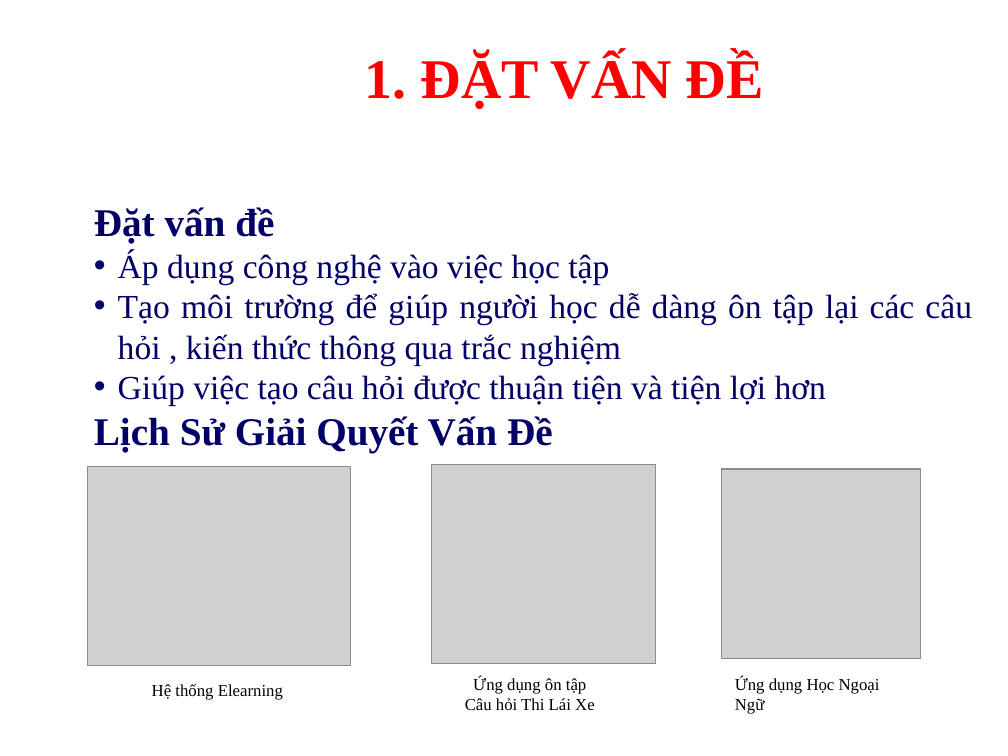
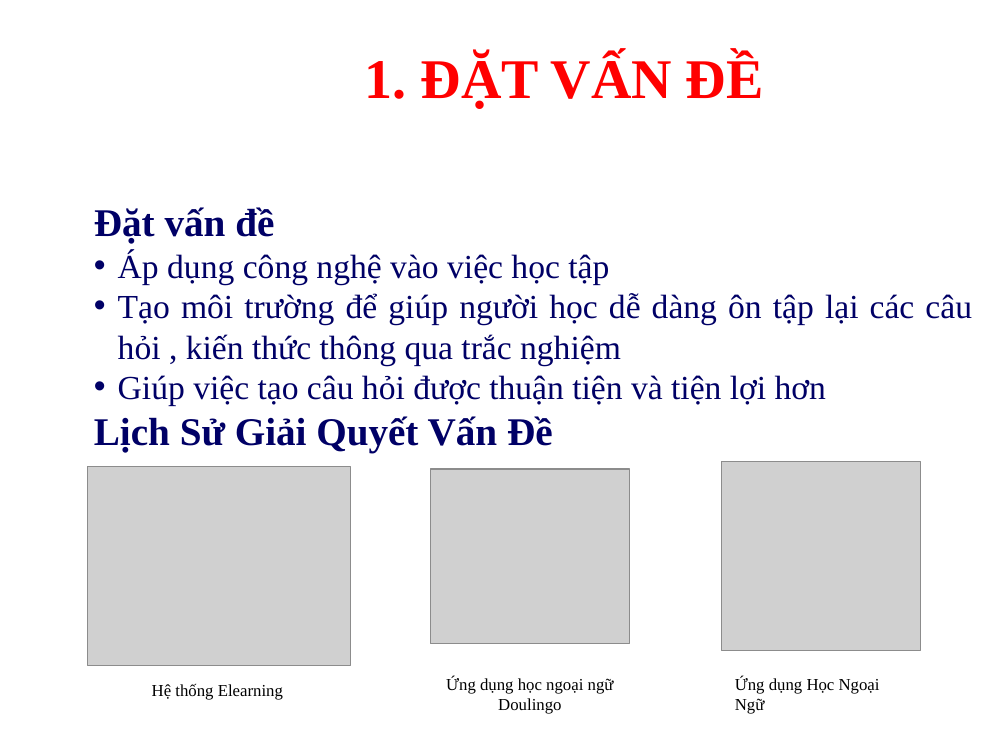
Before and after one commit to anhtan2223/FishLearning---Mobile-App, a slide deck: slide 3 of NLNganh.ppt. Drawn at 1008x756 pixels with LibreOffice and Linux fonts; fonts in the diff are those of the drawing; grey boxes stand for pictures; background and template pictures are left out. Boxes give left, top, right and bottom in pixels: in the first picture for what was removed or moved away, otherwise in the second. Text is boxed around its words. In the diff, an @@ line names an element or a change of style, - is before the commit and + after.

```diff
--- a/NLNganh.ppt
+++ b/NLNganh.ppt
@@ picture: place and size @@
-picture at box(431, 464, 655, 662)
+picture at box(430, 469, 630, 643)
@@ picture: place and size @@
-picture at box(721, 469, 920, 658)
+picture at box(721, 461, 920, 650)
@@ text at box(446, 676, 614, 714): text changed @@
-Ứng dụng ôn tập
-Câu hỏi Thi Lái Xe
+Ứng dụng học ngoại ngữ
+Doulingo
```
Also in this commit, not shown: 6 other slides changed, 2 slides added, 1 slide removed, 37 other files.
